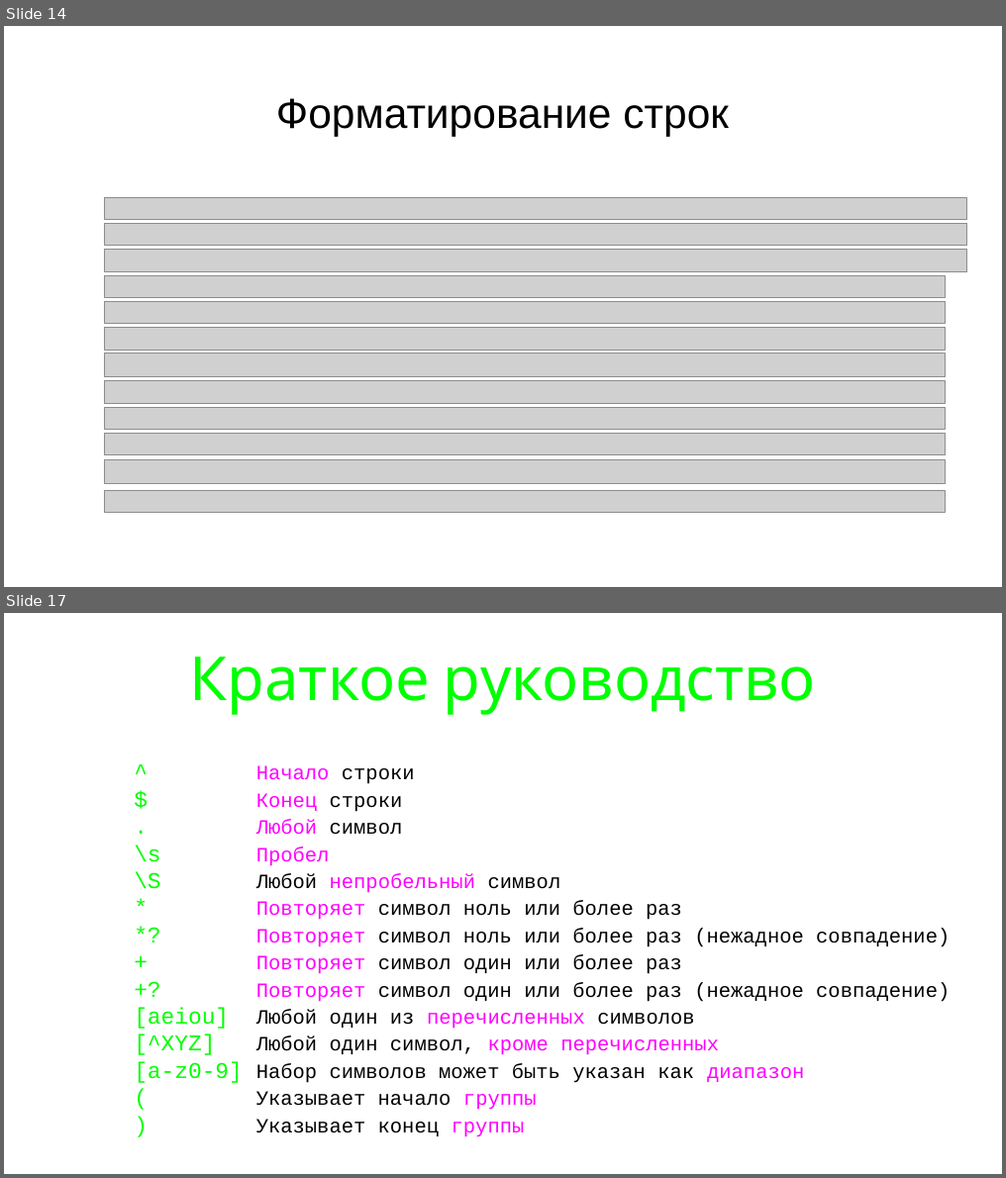
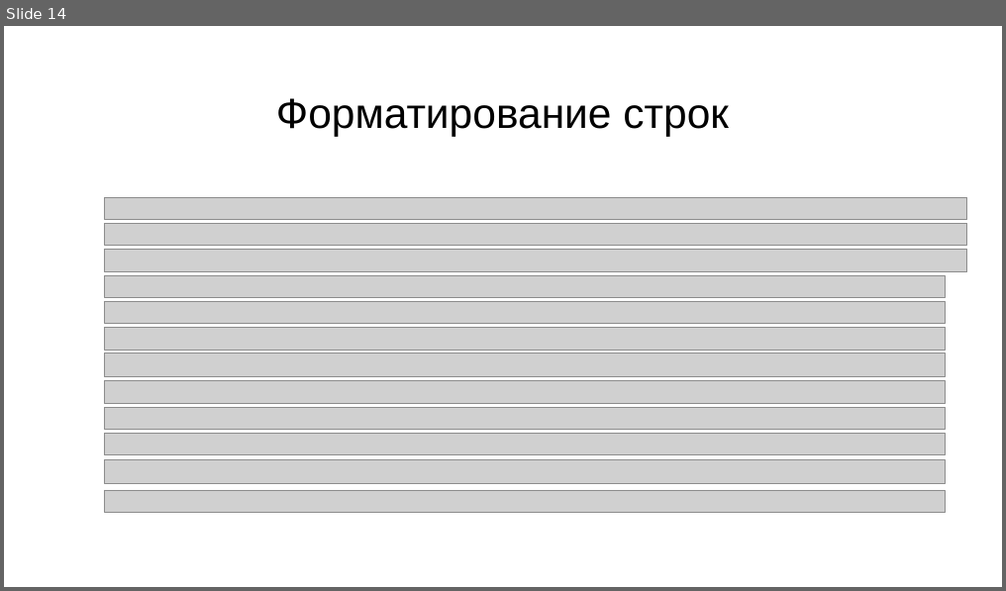
Before and after one commit to maxchv/LearnPython, a slide deck: week06/Strings.pptx. Shown one above the other, each under a label of ours: slides 14 and 17 before the commit, slide 14 after it; the slides between them are not shown. The pictures are 1006x1178 and 1006x591 pixels, drawn with LibreOffice and Linux fonts; fonts in the diff are those of the drawing; grey boxes stand for pictures. Boxes give left, top, right and bottom in pixels: in the first picture for what was removed or moved away, otherwise in the second. Text is boxed around its words. In the diff, an @@ line names an element or a change of style, - is before the commit and + after.

```diff
--- a/week06/Strings.pptx
+++ b/week06/Strings.pptx
@@ slide 17 removed at box(4, 613, 1002, 1174), background #FFFFFF @@
@@ title removed at box(190, 657, 816, 715) @@
-Краткое руководство
@@ text removed at box(134, 765, 949, 1138) @@
-^ Начало строки
-$ Конец строки
-. Любой символ
-\s Пробел
-\S Любой непробельный символ
-* Повторяет символ ноль или более раз
-*? Повторяет символ ноль или более раз (нежадное совпадение)
-+ Повторяет символ один или более раз
-+? Повторяет символ один или более раз (нежадное совпадение)
-[aeiou] Любой один из перечисленных символов
-[^XYZ] Любой один символ, кроме перечисленных
-[a-z0-9] Набор символов может быть указан как диапазон
-( Указывает начало группы
-) Указывает конец группы
```
Also in this commit, not shown: 1 slide changed, 28 other slides removed.
